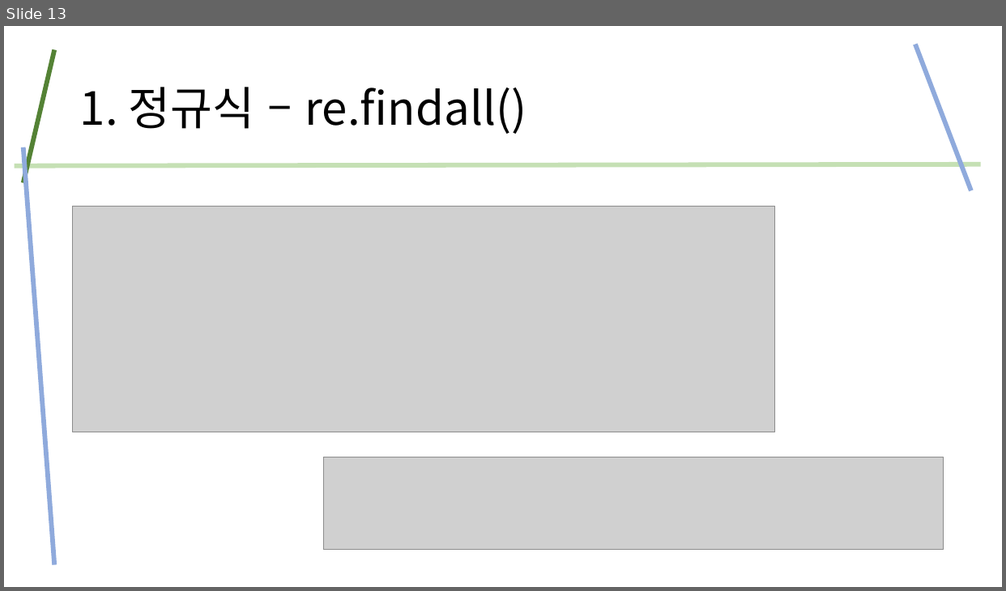
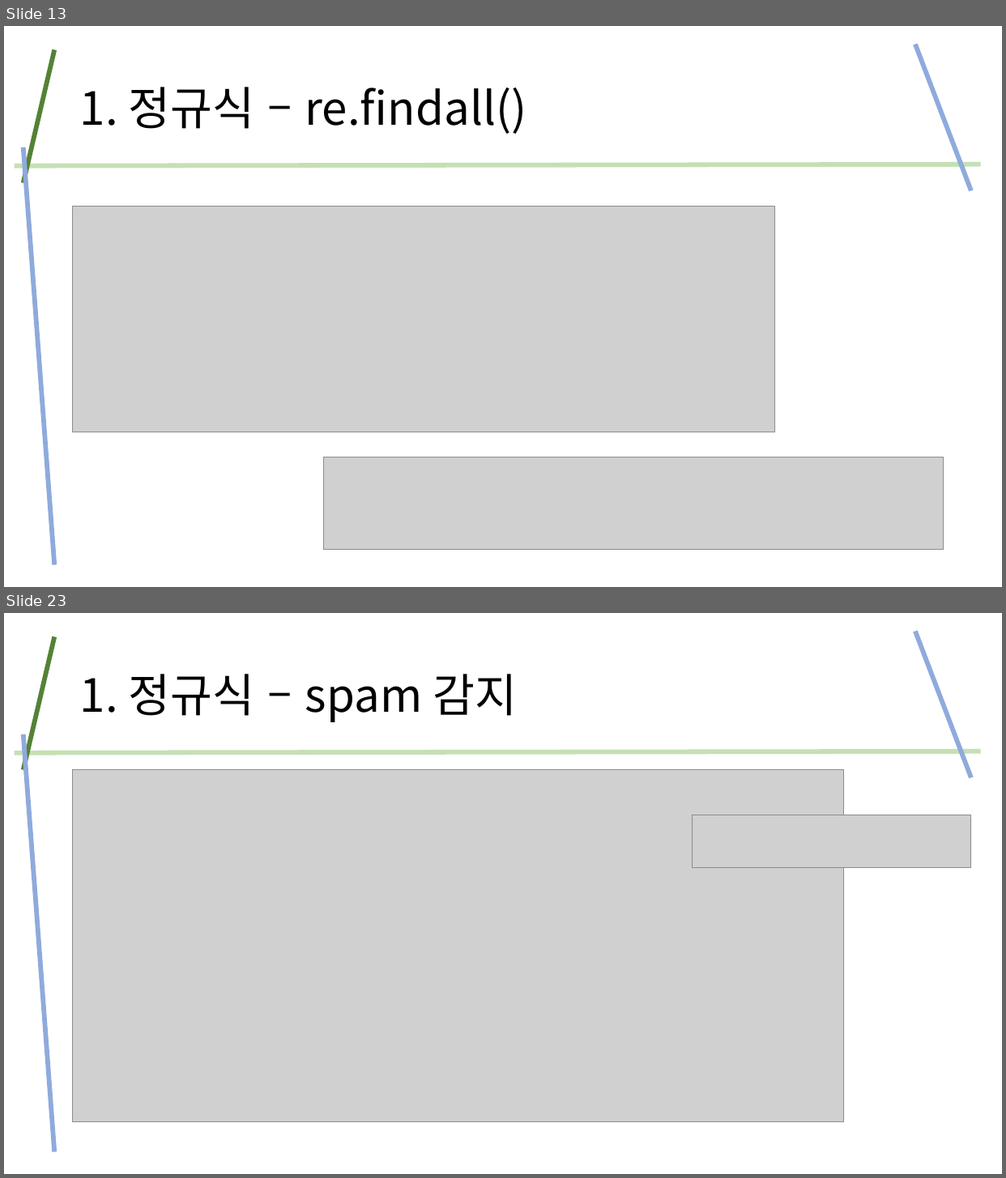
Before and after one commit to kig2929kig/ui, a slide deck: 정규식.pptx. Shown one above the other, each under a label of ours: slide 13 before the commit, slides 13 and 23 after it; the slides between them are not shown. The pictures are 1006x591 and 1006x1178 pixels, drawn with LibreOffice and Linux fonts; fonts in the diff are those of the drawing; grey boxes stand for pictures. Boxes give left, top, right and bottom in pixels: in the first picture for what was removed or moved away, otherwise in the second. Text is boxed around its words. In the diff, an @@ line names an element or a change of style, - is before the commit and + after.

```diff
--- a/정규식.pptx
+++ b/정규식.pptx
@@ slide 23 added at (4,613,1002,1174), background #FFFFFF @@
@@ line added from (971, 777) to (915, 631), #8FAADC 4.5 pt @@
@@ line added from (23, 770) to (54, 637), #548235 4.5 pt @@
@@ title added at (80,674,517,722), 44 pt, text #000000 @@
+1. 정규식 – spam 감지
@@ line added from (981, 752) to (15, 753), #C5E0B4 4.5 pt @@
@@ line added from (23, 735) to (54, 1152), #8FAADC 4.5 pt @@
@@ picture added at (73,770,844,1122) @@
@@ picture added at (692,815,971,867) @@
```
Also in this commit, not shown: 5 slides changed, 7 other slides added.
